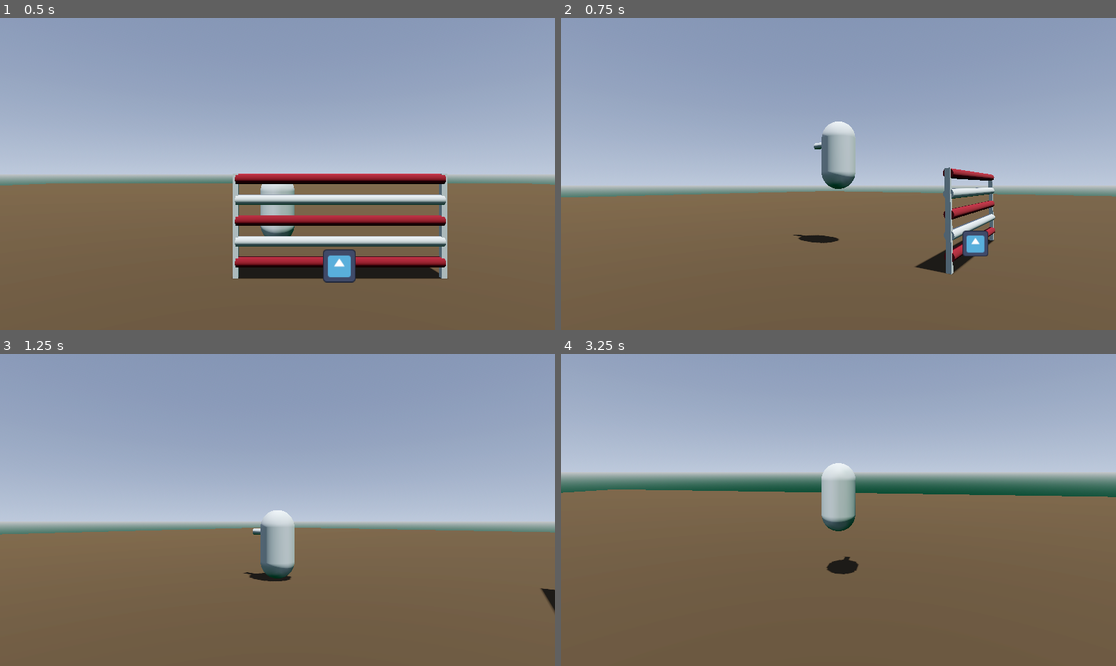
Above: before the commit, frames 1-4 (two rows, left to right).
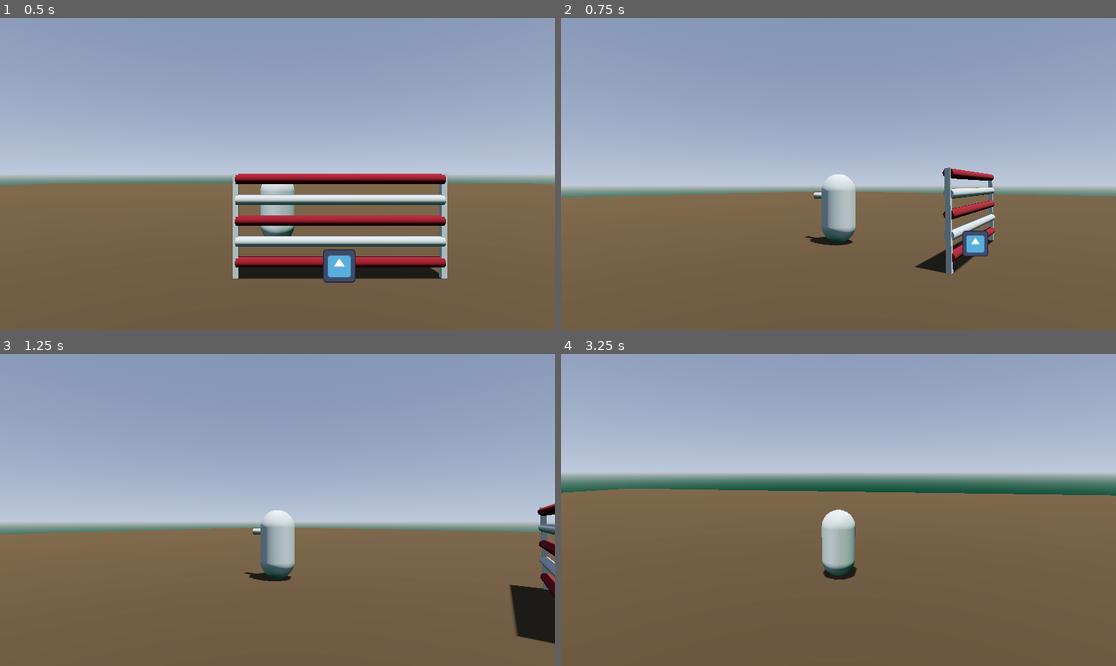
Above: after the commit, the same moments.

Repository: annasohva/PonyJump
Game: Godot game, scene res://game/main.tscn
Same seed, same stepped clock (60 frames per second), same inputs: the game is played once before the commit and once after it. The engine's default icon, where the game draws it, is replaced by a stand-in: a white triangle on a blue panel in a dark square.
Inputs (mouse positions are in pixels of both pictures, inside the frame that each line leads up to):
- Up to frame 1 (0.5 s): no input
- Up to frame 2 (0.75 s): tap Enter at 0.5 s; move the mouse to (866, 174) at 0.52 s; hold W (forward) from 0.53 s (still down); tap Space (jump) at 0.6 s
- Up to frame 3 (1.25 s): keep holding W (forward); tap Space (jump) at 0.77, 1.07 s
- Up to frame 4 (3.25 s): keep holding W (forward); move the mouse to (810, 510) at 1.27 s; tap Space (jump) at 1.35, 1.52, 1.82, 2.1, 2.85, 3.02 s; move the mouse to (849, 503) at 2.02 s; move the mouse to (832, 516) at 2.77 s

Frame 1 is identical in both runs. In frame 2, 2.0% of the frame differs, in the area x 41-79%, y 33-83%; in frame 3, 1.8%; in frame 4, 2.5%, in the area x 10-100%, y 34-73%.

Commit message:
Implemented jump landing positions to obstacle

Diff:
--- a/actors/horse/horse.gd
+++ b/actors/horse/horse.gd
@@ -1,5 +1,21 @@
-extends CharacterBody3D
+class_name Horse extends CharacterBody3D
 
+
+@onready var spring_arm: SpringArm3D = $Pivot/SpringArm3D
+@onready var pivot: Node3D = $Pivot
+
+var gait_speed: int = 0
+var speed: float = 0
+var acceleration: float = .5
+
+var current_gait: Gaits = Gaits.Stop
+var jump_curve: Curve3D = Curve3D.new()
+
+var timer: float = 0
+
+const TURNING_SPEED := 3
+const CAMERA_SPEED := 0.8
+const JUMP_VELOCITY := 4.5
 
 enum Gaits
 {
@@ -11,23 +27,9 @@
 	Gallop = 4
 }
 
-const TURNING_SPEED := 3
-const CAMERA_SPEED := 0.8
-const JUMP_VELOCITY := 4.5
+var camera_rotation: Vector2 = Vector2.ZERO
+var jump_landing_pos: Vector3 = Vector3.ZERO
 
-@onready var spring_arm: SpringArm3D = $Pivot/SpringArm3D
-@onready var pivot: Node3D = $Pivot
-
-var camera_rotation: Vector2 = Vector2.ZERO
-
-var gait_speed: int = 0
-var speed: float = 0
-var acceleration: float = .5
-
-var current_gait: Gaits = Gaits.Stop
-var jump_curve: Curve3D = Curve3D.new()
-
-var timer: float = 0
 
 func _ready() -> void:
 	Input.mouse_mode = Input.MOUSE_MODE_CAPTURED
@@ -69,18 +71,20 @@
 func calculate_jump_curve():
 	jump_curve.clear_points()
 
-	var target_pos = global_position + -transform.basis.z.normalized() * 3
-	var jump_height_pos = global_position.lerp(target_pos, 0.5)
+	if jump_landing_pos == Vector3.ZERO: return
+
+	#var target_pos = jump_landing_pos if jump_landing_pos != Vector3.ZERO else global_position + -transform.basis.z.normalized() * 3
+	var jump_height_pos = global_position.lerp(jump_landing_pos, 0.5)
 	jump_height_pos.y += 2.5
 
 	jump_curve.add_point(global_position)
 	jump_curve.add_point(jump_height_pos, transform.basis.z.normalized(), -transform.basis.z.normalized())
-	jump_curve.add_point(target_pos)
+	jump_curve.add_point(jump_landing_pos)
 
 
 func _physics_process(delta: float) -> void:
 	# Handle jump.
-	if Input.is_action_just_pressed("jump") and is_on_floor():
+	if Input.is_action_just_pressed("jump") and is_on_floor() && current_gait > Gaits.Walk:
 		calculate_jump_curve()
 
 	if (jump_curve.point_count != 0):
--- a/actors/obstacle/obstacle.gd
+++ b/actors/obstacle/obstacle.gd
@@ -1,5 +1,6 @@
 @tool
 extends Node3D
+
 
 @export_category("Obstacle settings")
 @export_range(1, 5) var height: int = 5:
@@ -33,6 +34,13 @@
 @export_category("Node references")
 @export var indicator: Sprite3D
 @export var poles: Array[Pole]
+@export var landing_pos1: Marker3D
+@export var landing_pos2: Marker3D
+
+const INDICATOR_OFFSET: float = 0.35
+const INDICATOR_MAX: float = 3
+const INDICATOR_MIN: float = 0.2
+const PERFECT_RANGE: float = 0.3
 
 enum IndicatorPosition
 {
@@ -41,16 +49,6 @@
 	Perfect,
 	TooHigh
 }
-
-const INDICATOR_OFFSET: float = 0.35
-const INDICATOR_MAX: float = 3
-const INDICATOR_MIN: float = 0.2
-const PERFECT_RANGE: float = 0.3
-
-
-# Called when the node enters the scene tree for the first time.
-func _ready() -> void:
-	pass
 
 
 func get_indicator_position() -> IndicatorPosition:
@@ -62,3 +60,20 @@
 		return IndicatorPosition.Perfect
 	else:
 		return IndicatorPosition.TooHigh
+
+
+func _on_jumping_area_1_body_entered(body: Node3D) -> void:
+	if body is Horse:
+		# Checking that horse is facing the obstacle
+		body.jump_landing_pos = landing_pos1.global_position
+
+
+func _on_jumping_area_2_body_entered(body: Node3D) -> void:
+	if body is Horse:
+		# Checking that horse is facing the obstacle
+		body.jump_landing_pos = landing_pos2.global_position
+
+
+func _on_jumping_area_body_exited(body: Node3D) -> void:
+	if body is Horse:
+		body.jump_landing_pos = Vector3.ZERO
--- a/actors/obstacle/obstacle.tscn
+++ b/actors/obstacle/obstacle.tscn
@@ -33,10 +33,15 @@
 bottom_radius = 0.1
 height = 4.0
 
-[node name="Obstacle" type="Node3D" node_paths=PackedStringArray("indicator", "poles")]
+[sub_resource type="BoxShape3D" id="BoxShape3D_io0e8"]
+size = Vector3(4, 1, 2.5)
+
+[node name="Obstacle" type="Node3D" node_paths=PackedStringArray("indicator", "poles", "landing_pos1", "landing_pos2")]
 script = ExtResource("1_mgvnl")
 indicator = NodePath("Indicator")
 poles = [NodePath("Pole1"), NodePath("Pole2"), NodePath("Pole3"), NodePath("Pole4"), NodePath("Pole5")]
+landing_pos1 = NodePath("LandingPos1")
+landing_pos2 = NodePath("LandingPos2")
 
 [node name="SidePole1" type="StaticBody3D" parent="."]
 transform = Transform3D(1, 0, 0, 0, 1, 0, 0, 0, 1, 2, 0, 0)
@@ -62,7 +67,7 @@
 
 [node name="Pole5" type="RigidBody3D" parent="."]
 transform = Transform3D(-4.37114e-08, -1, 0, 1, -4.37114e-08, 0, 0, 0, 1, 0, 1.9, 0)
-collision_layer = 3
+collision_layer = 2
 collision_mask = 2
 freeze = true
 script = ExtResource("2_hh74y")
@@ -75,7 +80,7 @@
 
 [node name="Pole4" type="RigidBody3D" parent="."]
 transform = Transform3D(-4.37114e-08, -1, 0, 1, -4.37114e-08, 0, 0, 0, 1, 0, 1.5, 0)
-collision_layer = 3
+collision_layer = 2
 collision_mask = 2
 freeze = true
 script = ExtResource("2_hh74y")
@@ -88,7 +93,7 @@
 
 [node name="Pole3" type="RigidBody3D" parent="."]
 transform = Transform3D(-4.37114e-08, -1, 0, 1, -4.37114e-08, 0, 0, 0, 1, 0, 1.1, 0)
-collision_layer = 3
+collision_layer = 2
 collision_mask = 2
 freeze = true
 script = ExtResource("2_hh74y")
@@ -101,7 +106,7 @@
 
 [node name="Pole2" type="RigidBody3D" parent="."]
 transform = Transform3D(-4.37114e-08, -1, 0, 1, -4.37114e-08, 0, 0, 0, 1, 0, 0.7, 0)
-collision_layer = 3
+collision_layer = 2
 collision_mask = 2
 freeze = true
 script = ExtResource("2_hh74y")
@@ -114,7 +119,7 @@
 
 [node name="Pole1" type="RigidBody3D" parent="."]
 transform = Transform3D(-4.37114e-08, -1, 0, 1, -4.37114e-08, 0, 0, 0, 1, 0, 0.3, 0)
-collision_layer = 3
+collision_layer = 2
 collision_mask = 2
 freeze = true
 script = ExtResource("2_hh74y")
@@ -132,3 +137,28 @@
 double_sided = false
 no_depth_test = true
 texture = ExtResource("3_io0e8")
+
+[node name="LandingPos1" type="Marker3D" parent="."]
+transform = Transform3D(1, 0, 0, 0, 1, 0, 0, 0, 1, 0, 0, 2)
+
+[node name="LandingPos2" type="Marker3D" parent="."]
+transform = Transform3D(1, 0, 0, 0, 1, 0, 0, 0, 1, 0, 0, -2)
+
+[node name="JumpingArea1" type="Area3D" parent="."]
+transform = Transform3D(1, 0, 0, 0, 1, 0, 0, 0, 1, 0, 0, -1.75)
+monitorable = false
+
+[node name="CollisionShape3D" type="CollisionShape3D" parent="JumpingArea1"]
+shape = SubResource("BoxShape3D_io0e8")
+
+[node name="JumpingArea2" type="Area3D" parent="."]
+transform = Transform3D(1, 0, 0, 0, 1, 0, 0, 0, 1, 0, 0, 1.75)
+monitorable = false
+
+[node name="CollisionShape3D" type="CollisionShape3D" parent="JumpingArea2"]
+shape = SubResource("BoxShape3D_io0e8")
+
+[connection signal="body_entered" from="JumpingArea1" to="." method="_on_jumping_area_1_body_entered"]
+[connection signal="body_exited" from="JumpingArea1" to="." method="_on_jumping_area_body_exited"]
+[connection signal="body_entered" from="JumpingArea2" to="." method="_on_jumping_area_2_body_entered"]
+[connection signal="body_exited" from="JumpingArea2" to="." method="_on_jumping_area_body_exited"]
Not shown: 1 places in actors/obstacle/obstacle.tscn that only renumber resources
